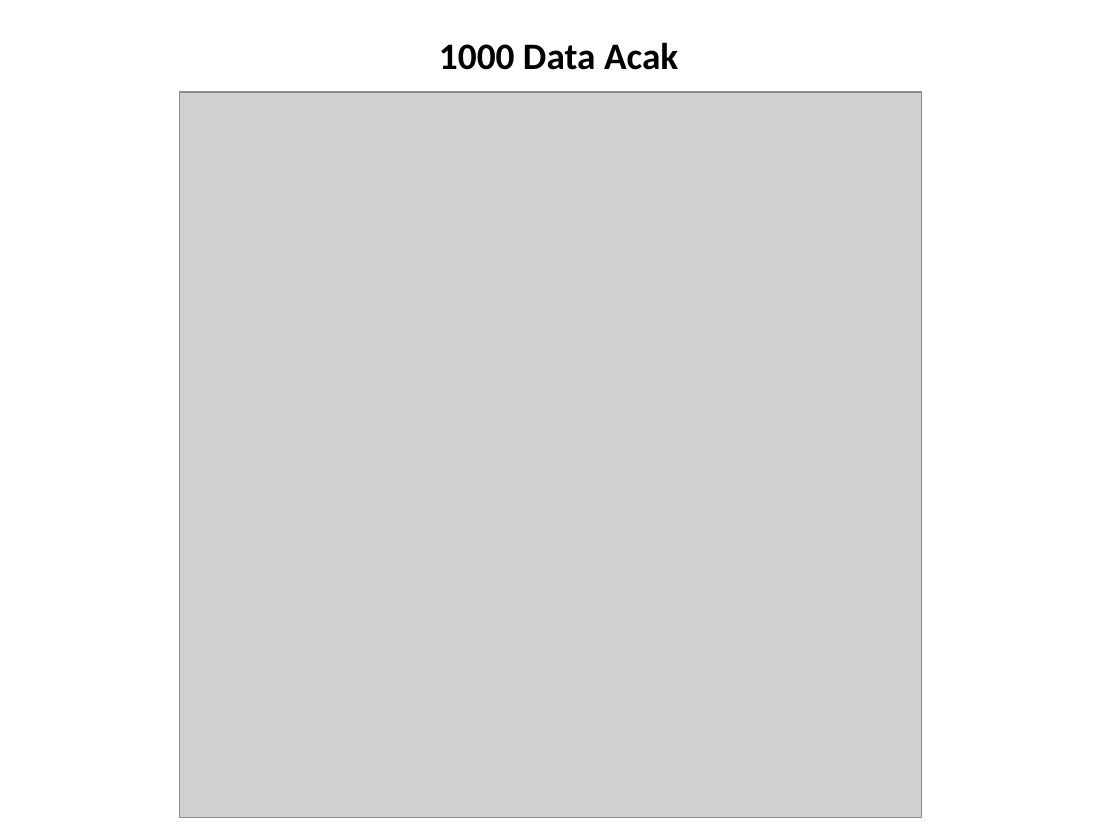
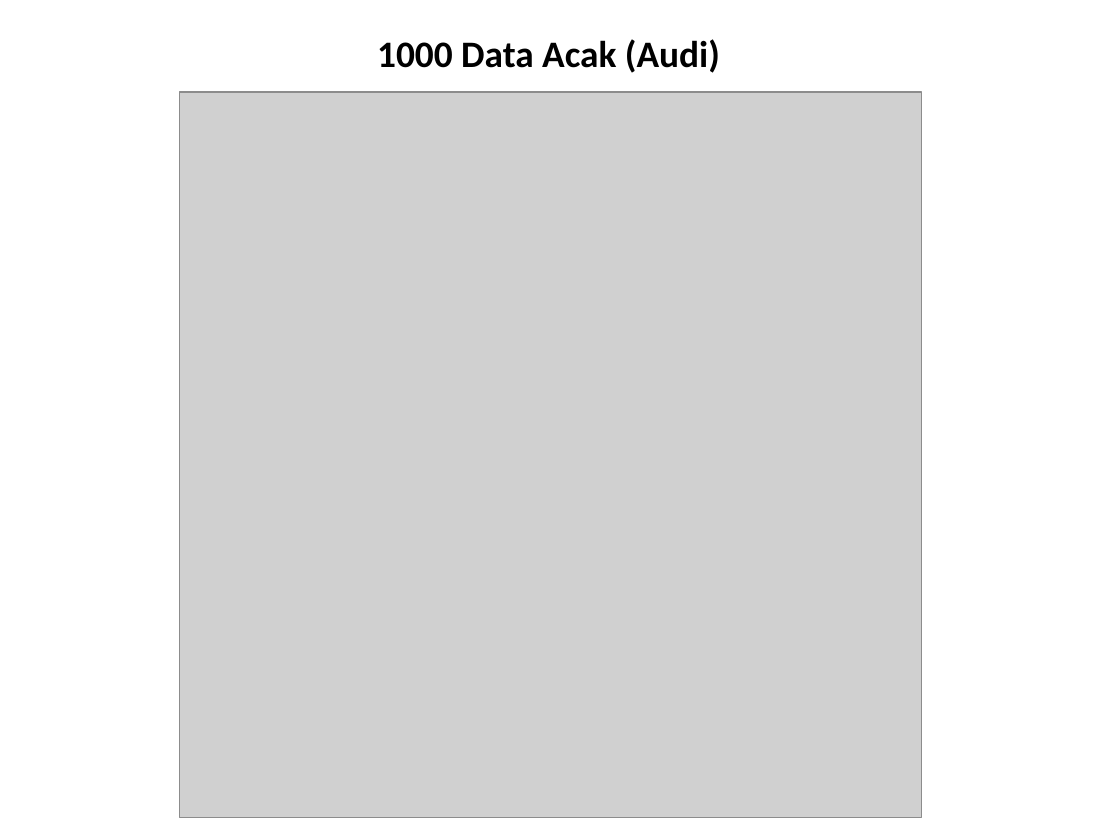
Before and after one commit to elizajasin/documents_classification_ANN, a slide deck: slide 3 of hasil ANN.pptx. Drawn at 1120x840 pixels with LibreOffice and Linux fonts; fonts in the diff are those of the drawing; grey boxes stand for pictures. Boxes give left, top, right and bottom in pixels: in the first picture for what was removed or moved away, otherwise in the second. Text is boxed around its words. In the diff, an @@ line names an element or a change of style, - is before the commit and + after.

```diff
--- a/hasil ANN.pptx
+++ b/hasil ANN.pptx
@@ text at (377, 39, 720, 73): text changed @@
-1000 Data Acak
+1000 Data Acak (Audi)
```
Also in this commit, not shown: 1 slide added, 13 other files.
